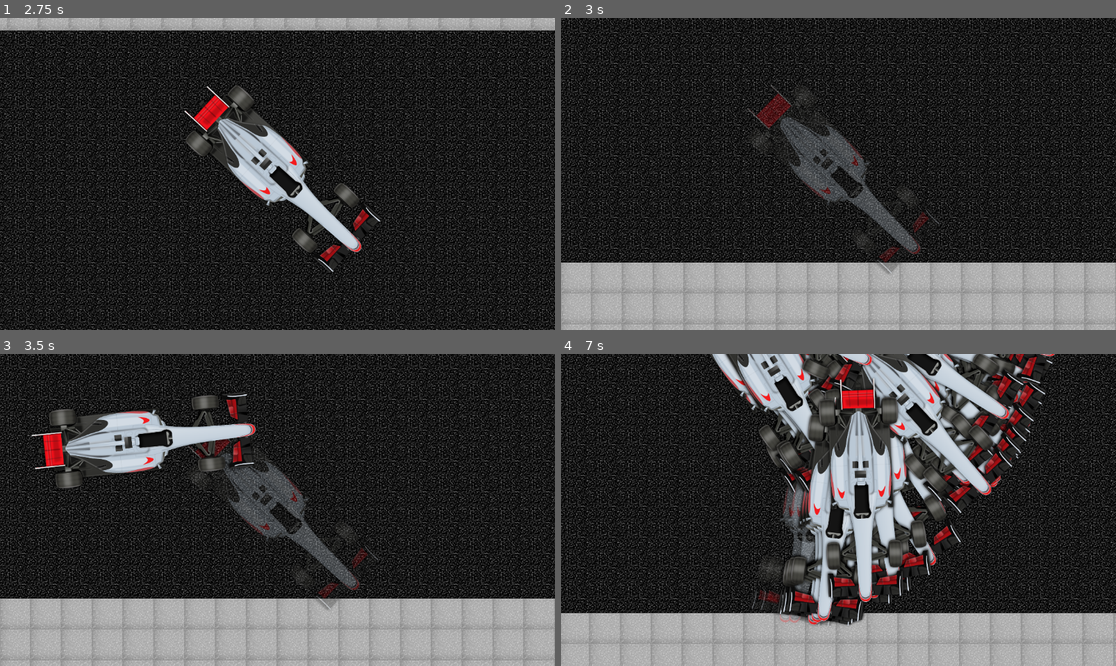
Above: before the commit, frames 1-4 (two rows, left to right).
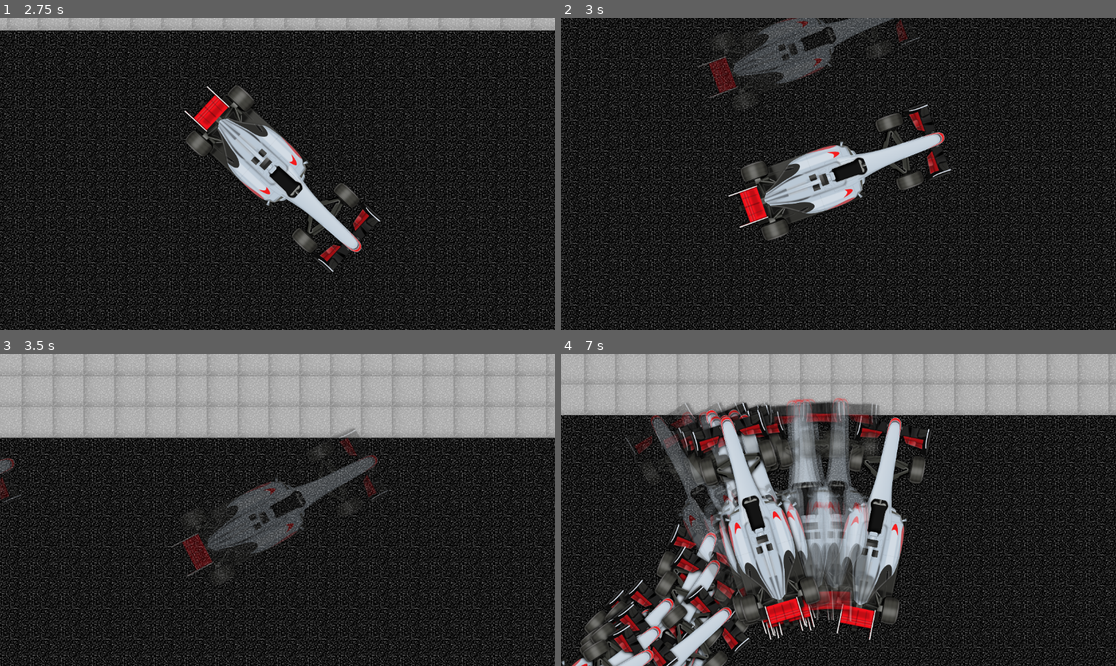
Above: after the commit, the same moments.

Repository: VitorMPCastro/NeuronRacers
Game: Godot game, scene res://scenes/trackScene.tscn
The game is run twice, just before and just after one commit, with the same random seed, the same clock (stepped at 60 frames per second) and the same inputs.
Inputs (mouse positions are in pixels of both pictures, inside the frame that each line leads up to):
- Up to frame 1 (2.75 s): tap Enter at 0.5 s; move the mouse to (399, 158) at 0.52 s; hold Right (ui_right) 0.53-1.25 s; click (399, 158) at 0.67 s; drag from (166, 189) to (288, 61) at 1.27 s; move the mouse to (333, 105) at 2.02 s; hold Right (ui_right) from 2.03 s (still down)
- Up to frame 2 (3 s): release Right (ui_right) at 2.75 s; drag from (810, 236) to (672, 127) at 2.77 s
- Up to frame 3 (3.5 s): no input
- Up to frame 4 (7 s): move the mouse to (1005, 556) at 3.52 s; hold Left (ui_left) 3.53-4.25 s; drag from (672, 463) to (838, 510) at 4.27 s; move the mouse to (866, 510) at 5.02 s; hold Down (ui_down) 5.03-5.75 s; click (866, 510) at 5.17 s; tap Space at 5.75 s; drag from (755, 432) to (727, 525) at 5.77 s; move the mouse to (960, 494) at 6.52 s; hold Up (ui_up) from 6.53 s (still down)

Frame 1 is identical in both runs. In frame 2, 55% of the frame differs, in the area x 0-100%, y 0-100%; in frame 3, 71%; in frame 4, 72%.

Commit message:
Checkpoint listing in carData

Diff:
--- a/scripts/car/carData.gd
+++ b/scripts/car/carData.gd
@@ -17,4 +17,5 @@
 		return (GameManager.global_time if timestamp_death == -1.0 else timestamp_death) - timestamp_spawn
 
 var fitness: float = 0.0
-var collected_checkpoints: Array = []
+var collected_checkpoints: Array
+var sector_times
--- a/scripts/manager/agentManager.gd
+++ b/scripts/manager/agentManager.gd
@@ -104,7 +104,7 @@
 	for car in cars:
 		if car:
 			kill_stagnant_car(car)
-			car.fitness = RaceProgressionManager.car_progress[car]["checkpoints"]*2 + (1000/RaceProgressionManager.get_distance_to_next_checkpoint(car))
+			car.fitness = 1000/RaceProgressionManager.get_distance_to_next_checkpoint(car)
 
 func get_best_speed():
 	for car in cars:
--- a/scripts/manager/raceProgressionManager.gd
+++ b/scripts/manager/raceProgressionManager.gd
@@ -33,7 +33,8 @@
 	"""
 	car_progress[car] = {
 		"index": 0,
-		"checkpoints": 0
+		"checkpoints": 0,
+		"time_collected": 0.0
 	}
 
 
@@ -54,6 +55,9 @@
 	if crossed:
 		car_progress[car]["index"] += 1
 		car_progress[car]["checkpoints"] += 1
+		car_progress[car]["time_collected"] = GameManager.global_time
+		car.car_data.collected_checkpoints.append(car_progress[car].duplicate())
+		print(car.car_data.collected_checkpoints)
 
 
 
